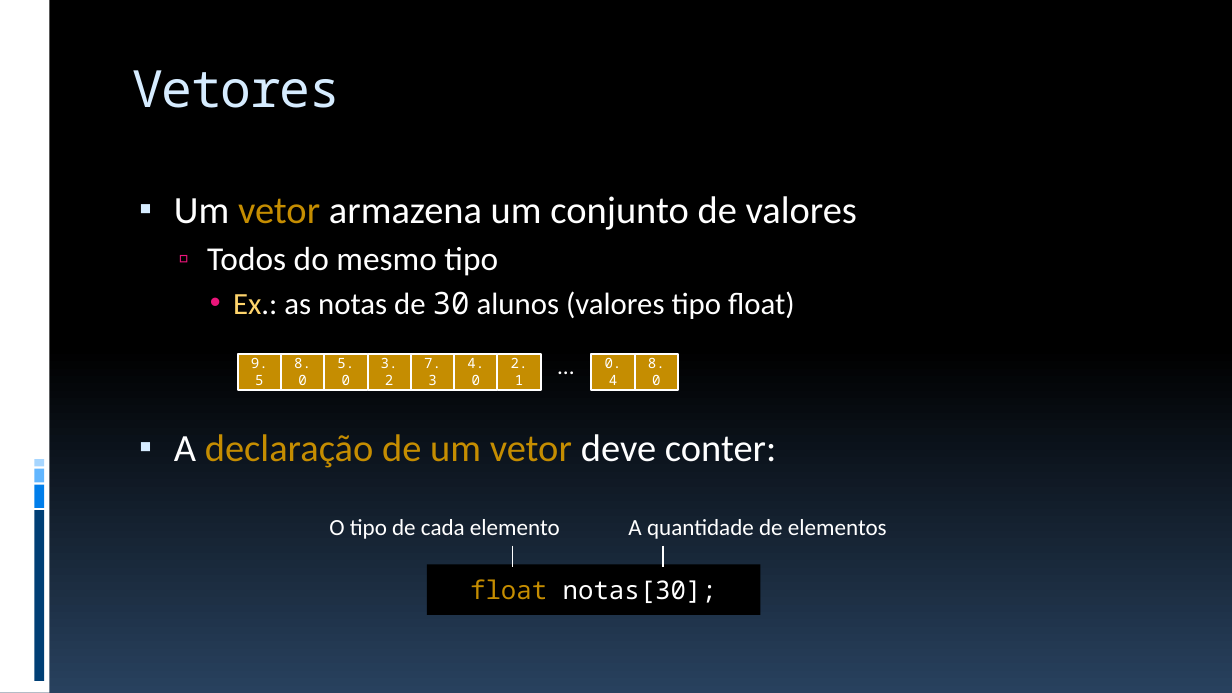
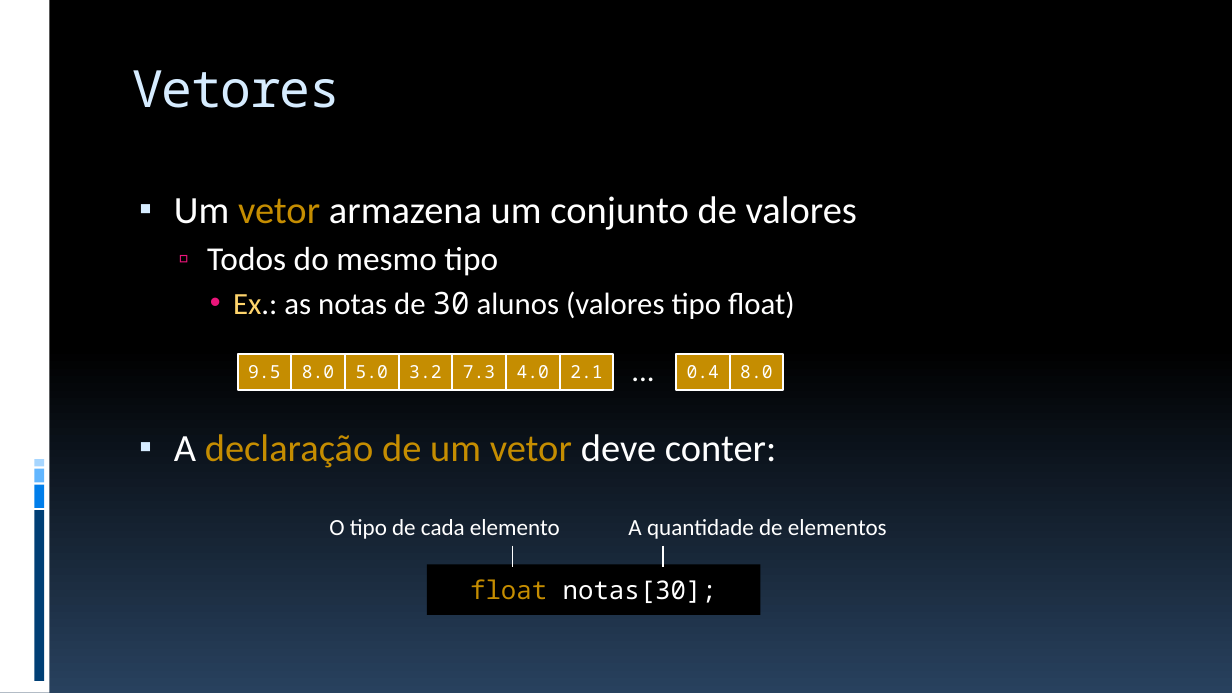
Before and after one commit to JudsonSS/ProgComp, a slide deck: slide 4 of Slides/25. Funções com Vetores.pptx. Drawn at 1232x693 pixels with LibreOffice and Linux fonts; fonts in the diff are those of the drawing. Boxes give left, top, right and bottom in pixels: in the first picture for what was removed or moved away, otherwise in the second. Text is boxed around its words. In the diff, an @@ line names an element or a change of style, - is before the commit and + after.

```diff
--- a/Slides/25. Funções com Vetores.pptx
+++ b/Slides/25. Funções com Vetores.pptx
@@ rectangle "9.5": place and size @@
-rectangle "9.5" at (238, 354, 281, 390)
+rectangle "9.5" at (238, 354, 291, 390)
@@ rectangle "8.0": place and size @@
-rectangle "8.0" at (281, 354, 324, 390)
+rectangle "8.0" at (291, 354, 345, 390)
@@ rectangle "5.0": place and size @@
-rectangle "5.0" at (324, 354, 368, 390)
+rectangle "5.0" at (345, 354, 398, 390)
@@ rectangle "3.2": place and size @@
-rectangle "3.2" at (368, 354, 411, 390)
+rectangle "3.2" at (398, 354, 452, 390)
@@ rectangle "7.3": place and size @@
-rectangle "7.3" at (411, 354, 455, 390)
+rectangle "7.3" at (453, 354, 506, 390)
@@ rectangle "4.0": place and size @@
-rectangle "4.0" at (455, 354, 498, 390)
+rectangle "4.0" at (506, 354, 560, 390)
@@ rectangle "2.1": place and size @@
-rectangle "2.1" at (497, 354, 541, 390)
+rectangle "2.1" at (560, 354, 614, 390)
@@ text "...": place and size @@
-text "..." at (548, 347, 585, 384)
+text "..." at (623, 347, 666, 393)
@@ text "..." at (623, 347, 666, 393): size 18 to 24 pt @@
@@ rectangle "0.4": place and size @@
-rectangle "0.4" at (592, 354, 635, 390)
+rectangle "0.4" at (677, 354, 730, 390)
@@ size 11 to 14 pt in 9 elements at (238, 354, 291, 390), (291, 354, 345, 390), (345, 354, 398, 390), (398, 354, 452, 390), (453, 354, 506, 390), (506, 354, 560, 390), (560, 354, 614, 390), (677, 354, 730, 390), (730, 354, 784, 390) @@
@@ rectangle "8.0": place and size @@
-rectangle "8.0" at (635, 354, 678, 390)
+rectangle "8.0" at (730, 354, 784, 390)
```
Also in this commit, not shown: 1 other slide changed, 2 other files.
